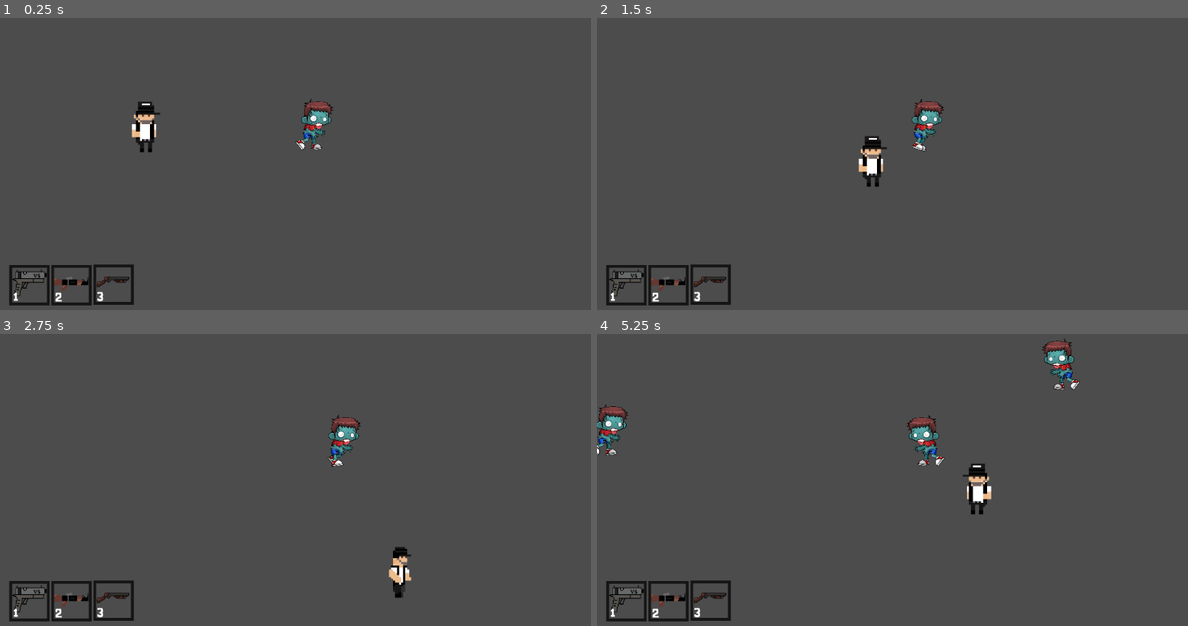
Above: before the commit, frames 1-4 (two rows, left to right).
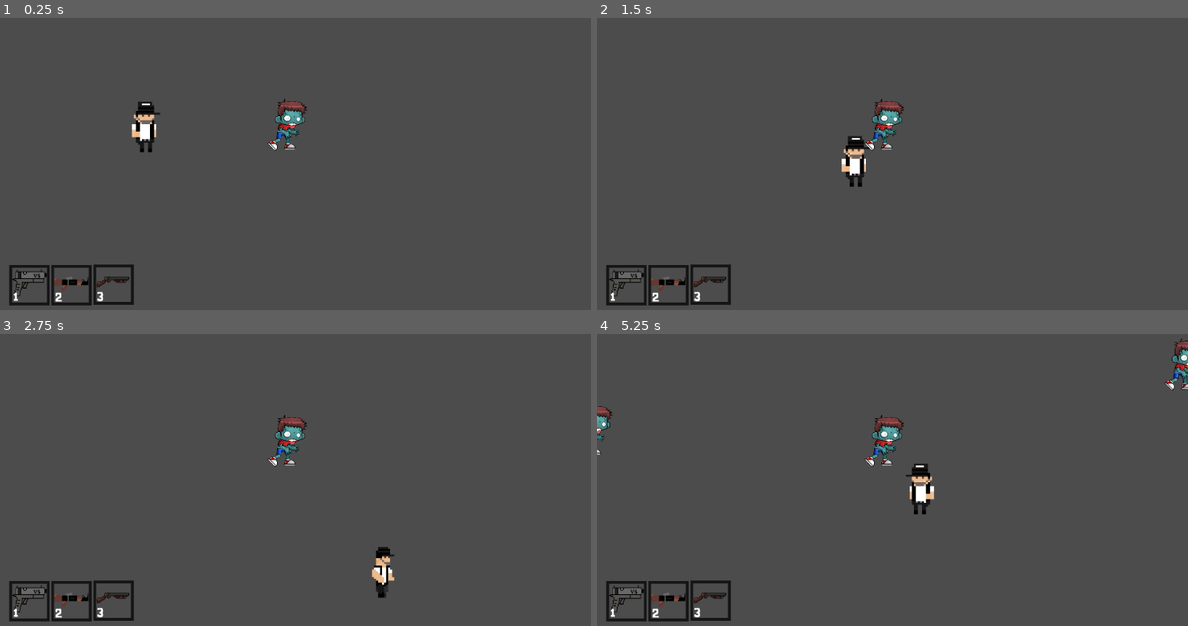
Above: after the commit, the same moments.

Repository: Vincius-dev/Game-CoronaVapo
Game: Godot game, scene res://scenes/Main.tscn
The game is run twice, just before and just after one commit, with the same random seed, the same clock (stepped at 60 frames per second) and the same inputs.
Inputs:
- Up to frame 1 (0.25 s): no input
- Up to frame 2 (1.5 s): hold Right (right) 0.53-1.28 s; tap 1 (Slot1) at 0.6 s; hold Down (down) from 1.28 s (still down); tap 2 (Slot2) at 1.35 s
- Up to frame 3 (2.75 s): release Down (down) at 2.03 s; hold Right (right) from 2.03 s (still down); tap 3 (Slot3) at 2.1 s
- Up to frame 4 (5.25 s): release Right (right) at 2.78 s; hold Up (up) 2.78-3.53 s; tap one key every 0.75 s from 2.85 s: Z (shot) 1 (Slot1) 2 (Slot2) 3 (Slot3); hold Left (left) 3.53-5.03 s; hold Down (down) from 5.03 s (still down)

The runs differ from the first frame. In frame 1, 1.1% of the frame differs, in the area x 45-57%, y 27-46%; in frame 2, 2.0%; in frame 3, 1.9%; in frame 4, 3.7%, in the area x 0-100%, y 1-62%.

Commit message:
att

Diff:
--- a/ProjectTecnico/scripts/Zumbi.gd
+++ b/ProjectTecnico/scripts/Zumbi.gd
@@ -7,23 +7,12 @@
 
 
 func _ready():
-	$Sprite.play("Walk")
-	inicial = $".".position.x
-	final = inicial +100
+
+	pass
 
 func _process(delta):
 
-	if(inicial <= final and flip):
-		$".".position.x += velocidade
-		$Sprite.flip_h = false
-		if ($".".position.x >= final and flip):
-			flip = false
-
-	if($".".position.x >= inicial and !flip):
-		$".".position.x -= velocidade
-		$Sprite.flip_h = true
-		if($".".position.x <= inicial):
-			flip = true
+	pass
 
 func DamageGlock():
 	vida -= 1
